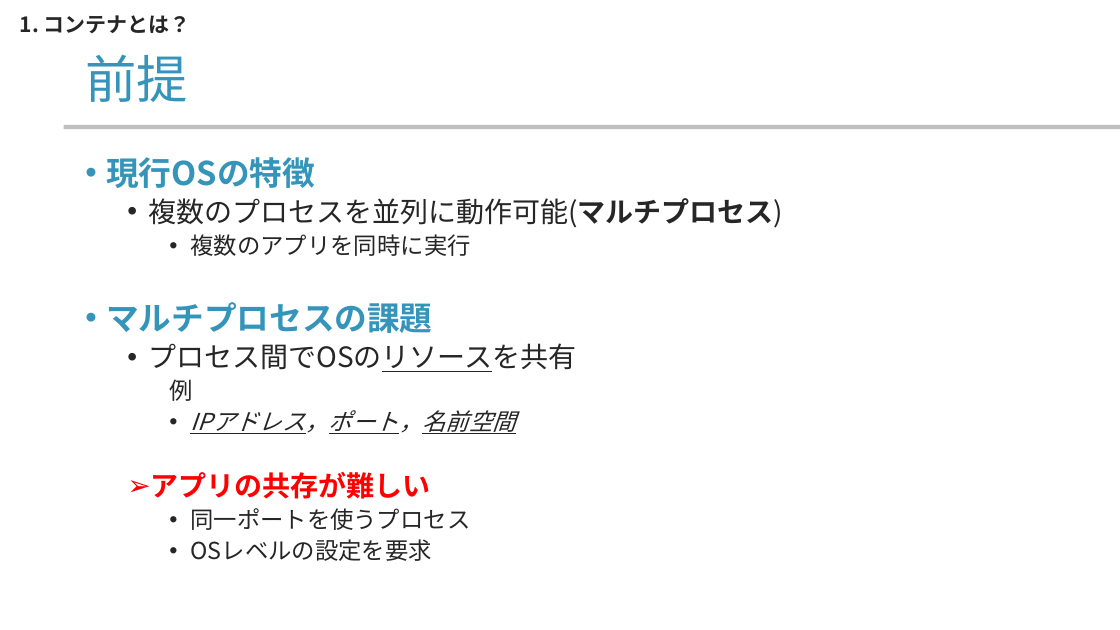
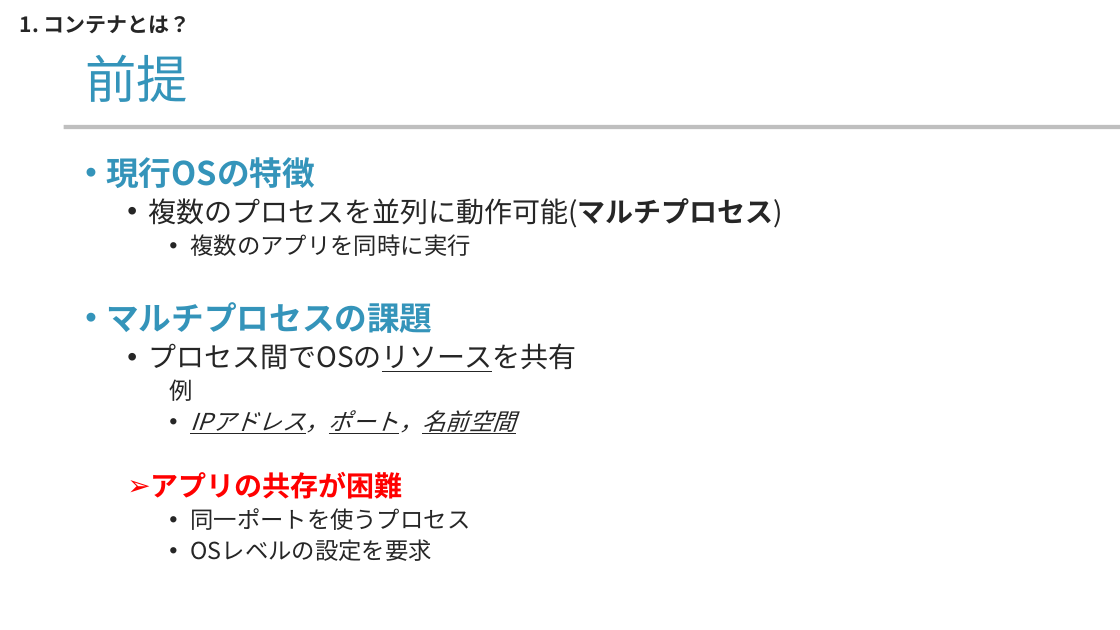
Before and after one commit to yamada-ai/java-prac, a slide deck: slide 4 of docker-container.pptx. Drawn at 1120x630 pixels with LibreOffice and Linux fonts; fonts in the diff are those of the drawing; background and template pictures are left out. Boxes give left, top, right and bottom in pixels: in the first picture for what was removed or moved away, otherwise in the second. Text is boxed around its words. In the diff, an @@ line names an element or a change of style, - is before the commit and + after.

```diff
--- a/docker-container.pptx
+++ b/docker-container.pptx
@@ text at (151, 472, 403, 499): text changed @@
-  ➢ アプリの共存が難しい
+  ➢ アプリの共存が困難
```
Also in this commit, not shown: 4 other slides changed, 2 slides added, 1 slide removed.
